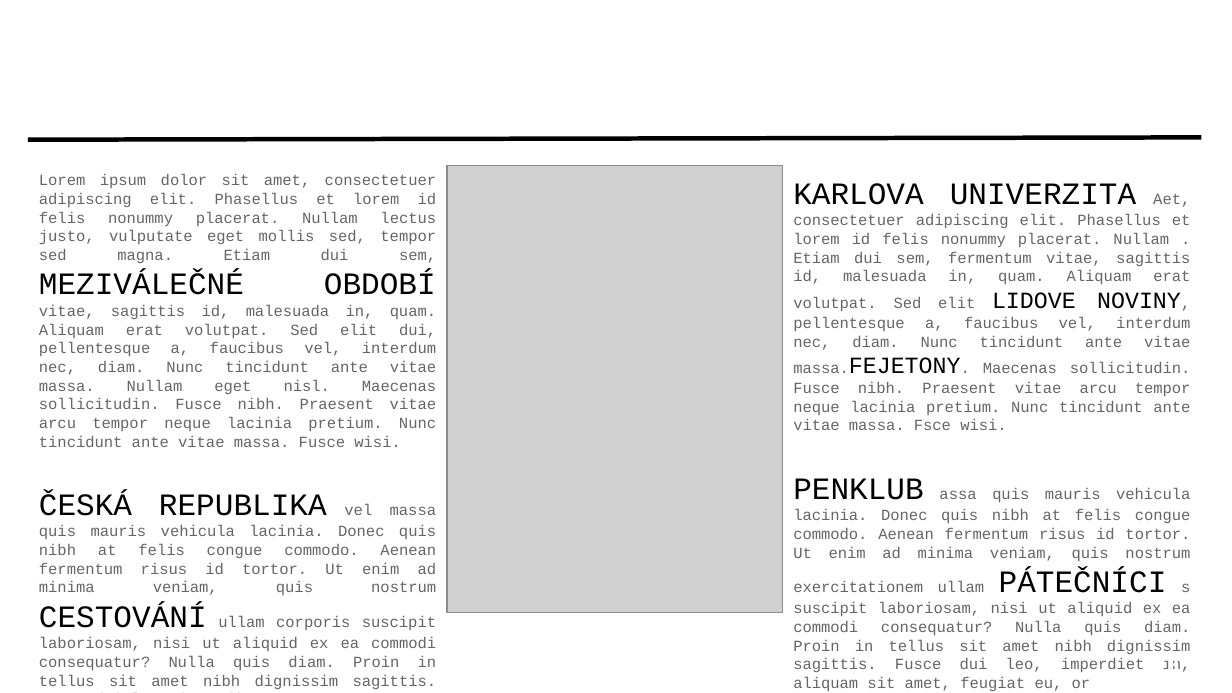
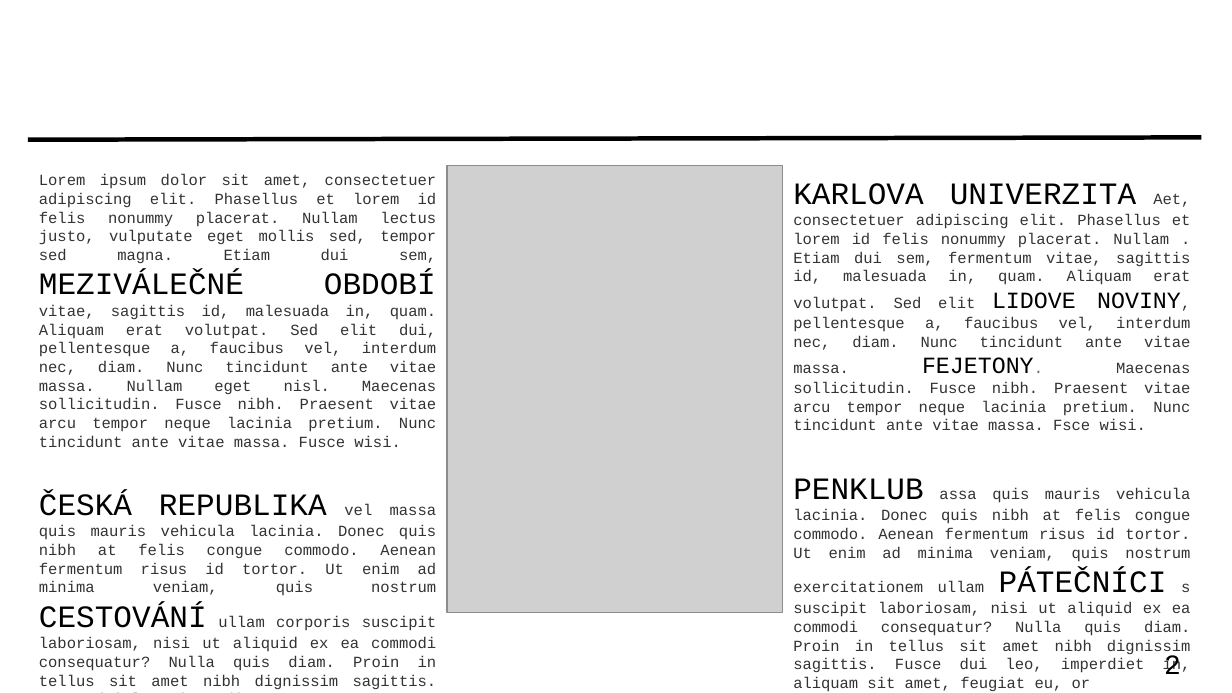
Before and after one commit to Domysli-si/Capek, a slide deck: slide 2 of Documents/Prezentace.odp. Drawn at 1232x693 pixels with LibreOffice and Linux fonts; fonts in the diff are those of the drawing; grey boxes stand for pictures; background and template pictures are left out. Boxes give left, top, right and bottom in pixels: in the first picture for what was removed or moved away, otherwise in the second. Text is boxed around its words. In the diff, an @@ line names an element or a change of style, - is before the commit and + after.

Commit message:
normalize style

```diff
--- a/Documents/Prezentace.odp
+++ b/Documents/Prezentace.odp
@@ text "Lorem ipsum dolor sit amet, ..." at (39, 174, 437, 689): text colour #666666 to #333333 @@
@@ text at (793, 183, 1191, 430): text changed; text colour #666666 to #333333 @@
-KARLOVA UNIVERZITA Aet, consectetuer adipiscing elit. Phasellus et lorem id felis nonummy placerat. Nullam . Etiam dui sem, fermentum vitae, sagittis id, malesuada in, quam. Aliquam erat volutpat. Sed elit LIDOVE NOVINY, pellentesque a, faucibus vel, interdum nec, diam. Nunc tincidunt ante vitae massa.FEJETONY. Maecenas sollicitudin. Fusce nibh. Praesent vitae arcu tempor neque lacinia pretium. Nunc tincidunt ante vitae massa. Fsce wisi.
+KARLOVA UNIVERZITA Aet, consectetuer adipiscing elit. Phasellus et lorem id felis nonummy placerat. Nullam . Etiam dui sem, fermentum vitae, sagittis id, malesuada in, quam. Aliquam erat volutpat. Sed elit LIDOVE NOVINY, pellentesque a, faucibus vel, interdum nec, diam. Nunc tincidunt ante vitae massa. FEJETONY. Maecenas sollicitudin. Fusce nibh. Praesent vitae arcu tempor neque lacinia pretium. Nunc tincidunt ante vitae massa. Fsce wisi.
@@ text at (793, 478, 1191, 674): text colour #666666 to #333333 in "assa quis mauris vehicula lacinia. Donec quis ..." @@
@@ page number at (1164, 655, 1181, 674): font Arial to Courier New, text colour #FFFFFF to #000000 @@
```
Also in this commit, not shown: 6 other slides changed.
